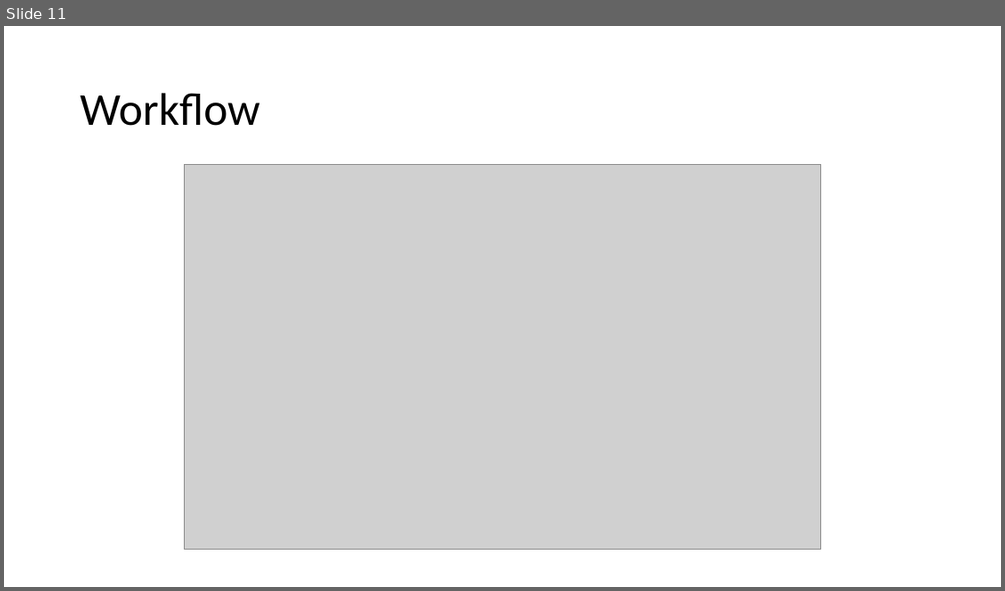
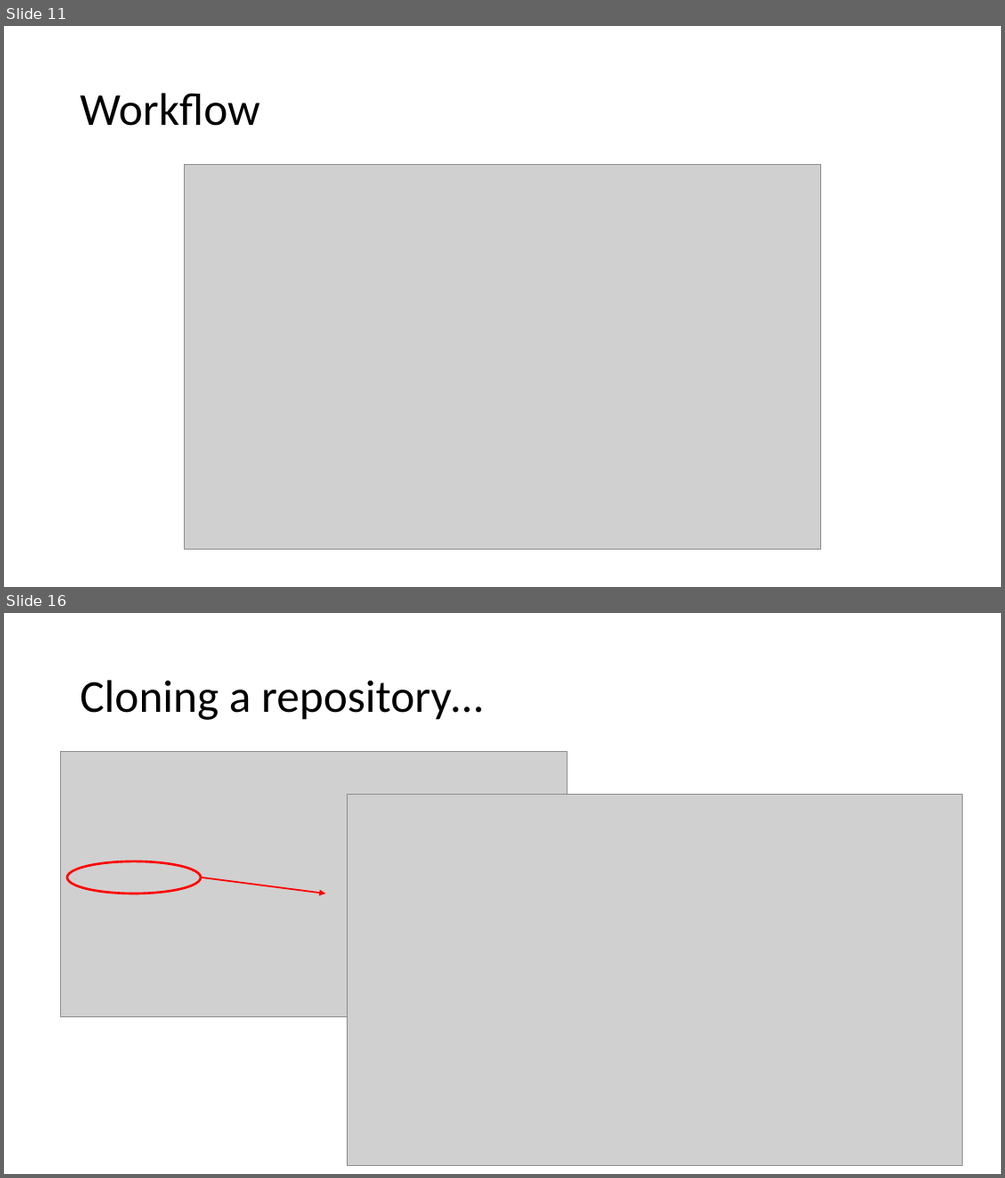
Before and after one commit to maxxb77/EBGN632_2019, a slide deck: ClassSlides/Course2.pptx. Shown one above the other, each under a label of ours: slide 11 before the commit, slides 11 and 16 after it; the slides between them are not shown. The pictures are 1005x591 and 1005x1178 pixels, drawn with LibreOffice and Linux fonts; fonts in the diff are those of the drawing; grey boxes stand for pictures. Boxes give left, top, right and bottom in pixels: in the first picture for what was removed or moved away, otherwise in the second. Text is boxed around its words. In the diff, an @@ line names an element or a change of style, - is before the commit and + after.

```diff
--- a/ClassSlides/Course2.pptx
+++ b/ClassSlides/Course2.pptx
@@ slide 16 added at (4, 613, 1001, 1174), background #FFFFFF @@
@@ title added at (80, 680, 483, 720), 44 pt, text #000000 @@
+Cloning a repository…
@@ picture added at (61, 751, 567, 1017) @@
@@ picture added at (347, 795, 962, 1166) @@
@@ ellipse added at (67, 861, 201, 893), outline #FF0000 2.25 pt @@
@@ arrow added from (201, 877) to (325, 893), #FF0000 1.5 pt @@
```
Also in this commit, not shown: 4 other slides added, 1 slide removed.
